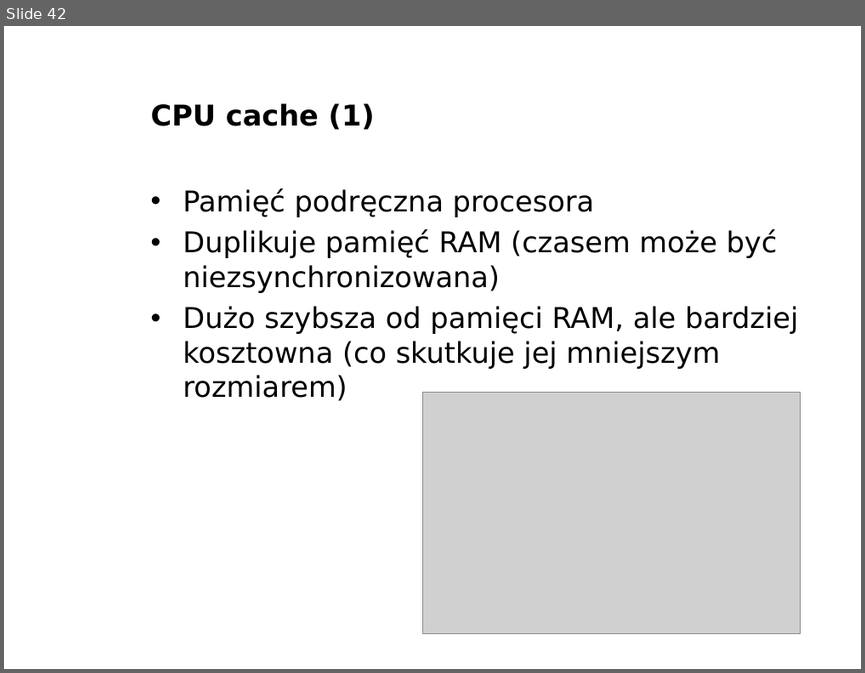
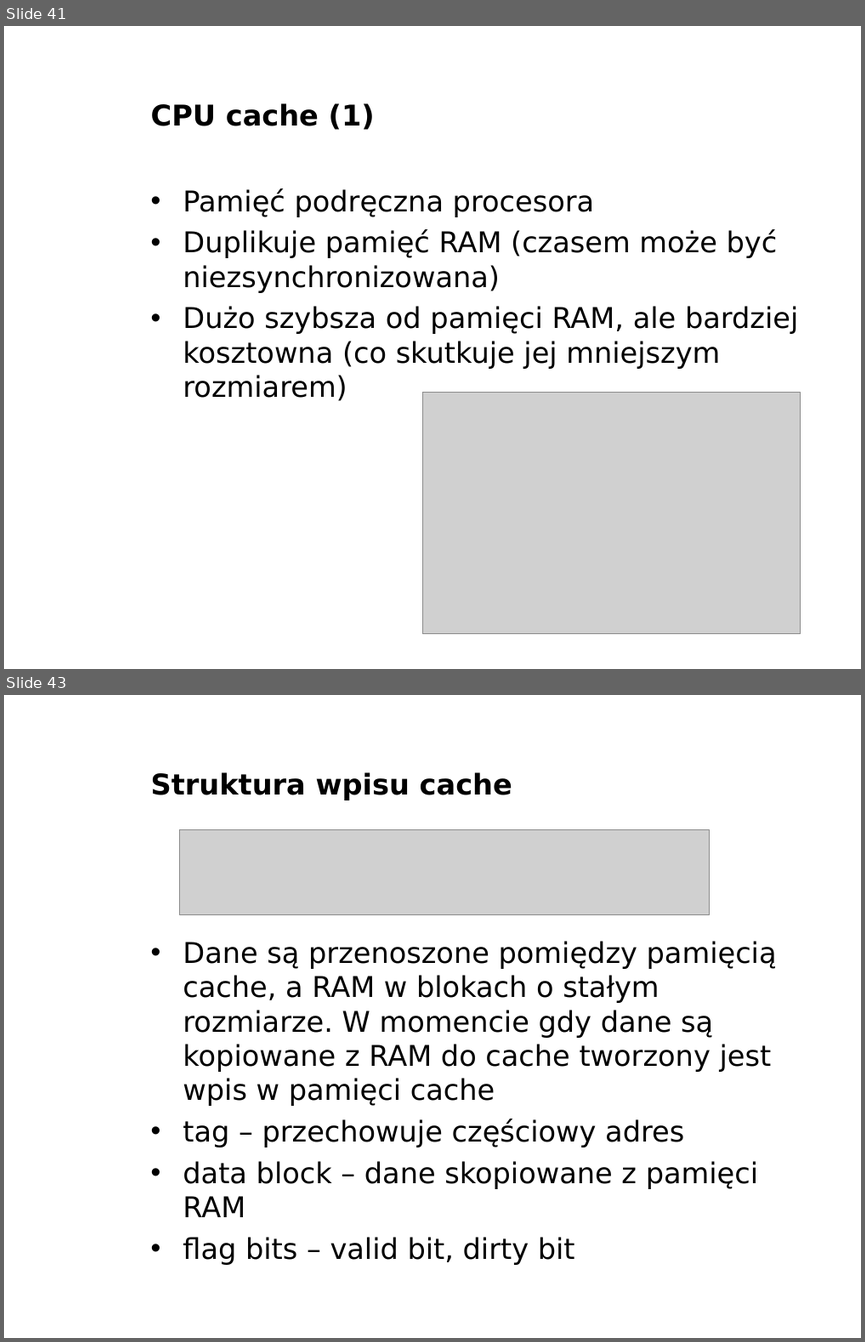
Before and after one commit to bercik/pn_prezentacja, a slide deck: robert/prezentacja.odp. Shown one above the other, each under a label of ours: slide 42 before the commit, slides 41 and 43 after it; the slides between them are not shown. The pictures are 865x673 and 865x1342 pixels, drawn with LibreOffice and Linux fonts; fonts in the diff are those of the drawing; grey boxes stand for pictures; background and template pictures are left out. Boxes give left, top, right and bottom in pixels: in the first picture for what was removed or moved away, otherwise in the second. Text is boxed around its words. In the diff, an @@ line names an element or a change of style, - is before the commit and + after.

Commit message:
more cpu cache

```diff
--- a/robert/prezentacja.odp
+++ b/robert/prezentacja.odp
@@ slide 43 added at bbox=[4, 695, 861, 1338], background picture (left out) @@
@@ title added at bbox=[151, 772, 512, 800], 24 pt, text #000000, bold @@
+Struktura wpisu cache
@@ picture added at bbox=[180, 829, 710, 914] @@
@@ text added at bbox=[182, 941, 777, 1265], 24 pt, text #000000 @@
+• Dane są przenoszone pomiędzy pamięcią cache, a RAM w blokach o stałym rozmiarze. W momencie gdy dane są kopiowane z RAM do cache tworzony jest wpis w pamięci cache
+• tag – przechowuje częściowy adres
+• data block – dane skopiowane z pamięci RAM
+• flag bits – valid bit, dirty bit
@@ text added at bbox=[720, 1315, 861, 1338], 11 pt, text #FFFFFF, bold @@
+www.agh.edu.pl
@@ what was slide 42 is now slide 41 @@
```
Also in this commit, not shown: 1 slide changed, 1 other slide added, 1 slide removed, 4 other files.
